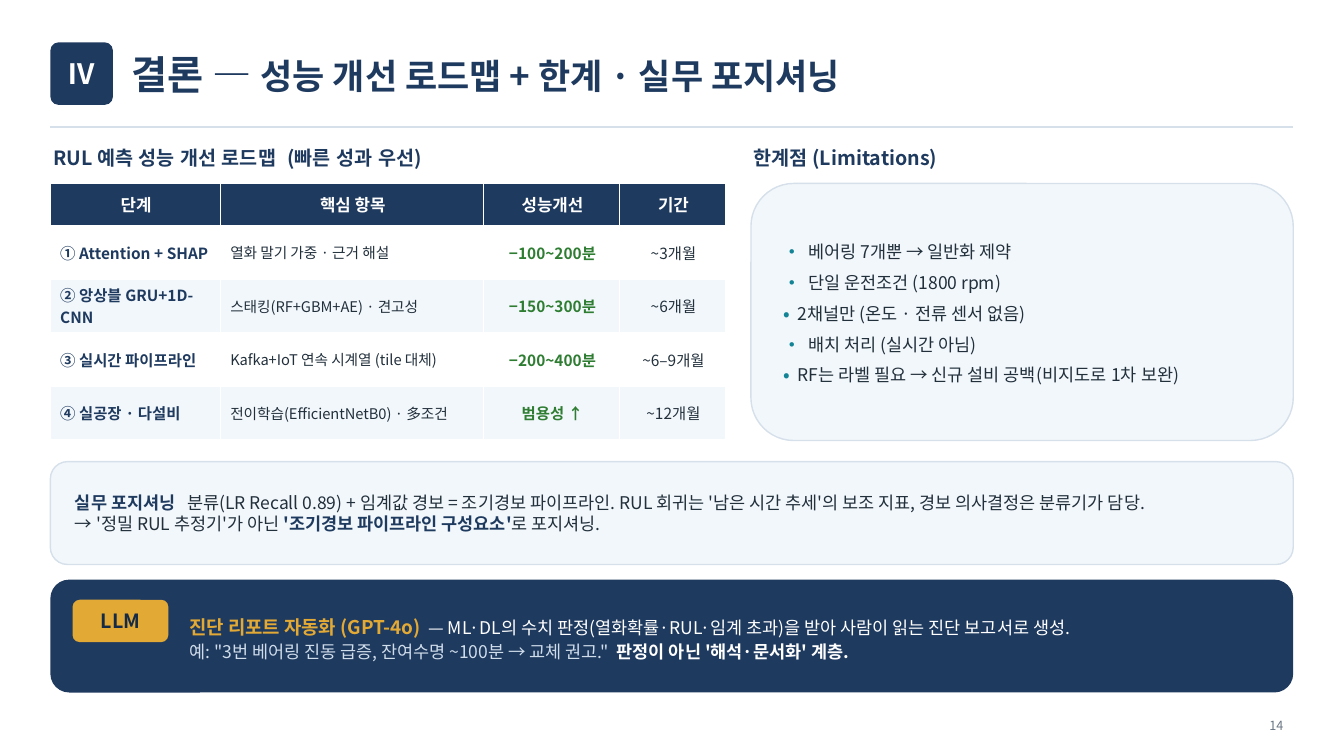
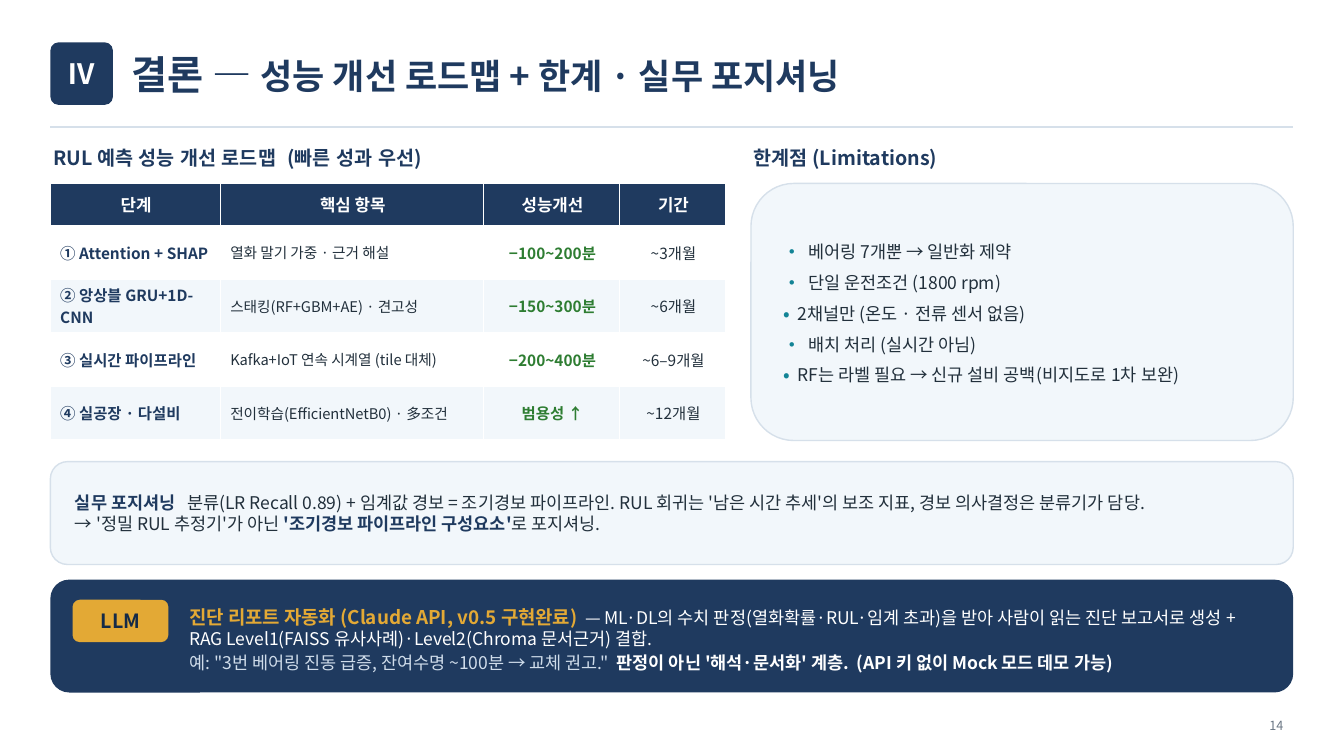
Before and after one commit to vapsnamheo-dev/AISOURCE, a slide deck: slide 14 of Homework/LLM_FactoryAutomation/산출물/허남_LLM프로젝트(산업 추가).pptx. Drawn at 1344x756 pixels with LibreOffice and Linux fonts; fonts in the diff are those of the drawing. Boxes give left, top, right and bottom in pixels: in the first picture for what was removed or moved away, otherwise in the second. Text is boxed around its words. In the diff, an @@ line names an element or a change of style, - is before the commit and + after.

Commit message:
docs: LLM 산출물(PPT/Word)에 RAG 2단계 + LLM 진단보고서 구현 내용 반영
- 기존에는 LLM/RAG가 "GPT-4o 로드맵" 항목으로만 기재되어 실제 구현(Claude API,
  FAISS+Chroma 2단계 RAG)과 불일치했던 부분을 v0.5 구현 완료 상태로 갱신
- pptx: 슬라이드 14/32 갱신 + 부록 슬라이드 신규 추가
- docx: 부록 M(LLM 진단보고서 & RAG 시스템) 신규 추가, 로드맵 표 갱신

```diff
--- a/Homework/LLM_FactoryAutomation/산출물/허남_LLM프로젝트(산업 추가).pptx
+++ b/Homework/LLM_FactoryAutomation/산출물/허남_LLM프로젝트(산업 추가).pptx
@@ text at box(189, 608, 1222, 673): text changed @@
-진단 리포트 자동화 (GPT-4o) — ML·DL의 수치 판정(열화확률·RUL·임계 초과)을 받아 사람이 읽는 진단 보고서로 생성.
-예: "3번 베어링 진동 급증, 잔여수명 ~100분 → 교체 권고." 판정이 아닌 '해석·문서화' 계층.
+진단 리포트 자동화 (Claude API, v0.5 구현완료) — ML·DL의 수치 판정(열화확률·RUL·임계 초과)을 받아 사람이 읽는 진단 보고서로 생성 + RAG Level1(FAISS 유사사례)·Level2(Chroma 문서근거) 결합.
+예: "3번 베어링 진동 급증, 잔여수명 ~100분 → 교체 권고." 판정이 아닌 '해석·문서화' 계층. (API 키 없이 Mock 모드 데모 가능)
```
Also in this commit, not shown: 2 other slides changed, 1 slide added, 1 other file.
